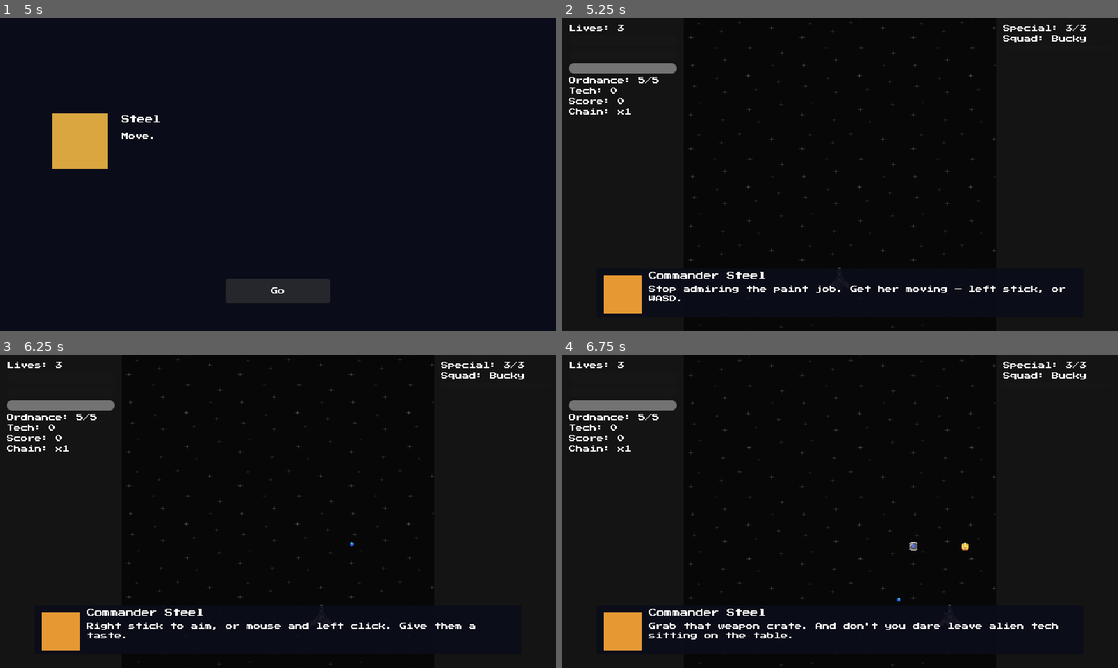
Above: before the commit, frames 1-4 (two rows, left to right).
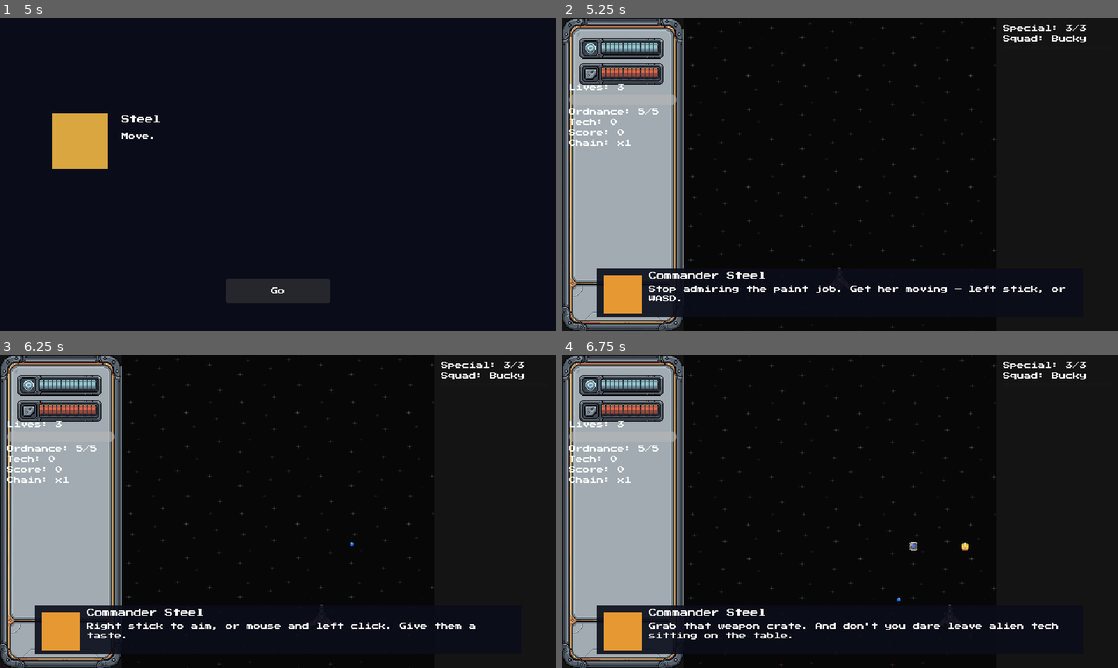
Above: after the commit, the same moments.

Repository: Funfetsunk/terra-intercept
Game: Godot game, scene res://scenes/menus/title_screen.tscn
Two runs of this game, one before a commit and one after it. Both use one fixed random seed, a clock stepped at 60 frames per second and the inputs below.
Inputs (mouse positions are in pixels of both pictures, inside the frame that each line leads up to):
- Up to frame 1 (5 s): click "Start" at 0.5 s; click "Create" at 1.25 s; click (116, 199) at 2 s; click "London (Available)" at 2.75 s; click "Continue" at 3.5 s; click "Continue" at 4.25 s
- Up to frame 2 (5.25 s): click "Go" at 5 s
- Up to frame 3 (6.25 s): tap Enter (ui_accept) at 5.75, 6.02 s; move the mouse to (400, 495) at 5.77 s; hold D (p1_move_right) from 5.78 s (still down); click (400, 495) at 5.85 s
- Up to frame 4 (6.75 s): release D (p1_move_right) at 6.5 s; tap Enter (ui_accept) at 6.5 s; drag from (728, 527) to (923, 614) at 6.52 s

Frame 1 is identical in both runs. In frame 2, 18% of the frame differs, in the area x 0-22%, y 0-100%; in frame 3, 18%; in frame 4, 18%.

Commit message:
Add HUD left panel art with pixel-matched tiling shield/hull bars
Real panel_left.png swaps in for the plain ColorRect background.
ShieldBar/HullBar get a StyleBoxTexture fill (axis_stretch_horizontal
= TILE) built from 5x10 tiles (4px art + 1px transparent gap column,
so repeats naturally show a 1px gap with no custom drawing code).
Pixel-matched their position/size (46,29 and 46,58, both 65x10 -- 13
tiles per track) against a reference mockup (art/reference) rather
than guessing from the art. Both bars had to move out of the LeftPanel
VBoxContainer into LeftPanelBg since a container can't hold nodes at
fixed art-matched coordinates; LeftPanel shifted down to y=76 so the
remaining labels don't overlap.

Also fixes a bind-order bug hit while verifying this: HUD.bind_player()
connected to shield/hull/focus/ordnance signals *after* player_ship.gd's
_ready() had already fired its initial emit, so those elements sat at
default/stale values until the first real change. Added an explicit
initial sync for all four, matching the pattern already used for
special charges/squad. Needed a new get_focus_meter() getter since
_focus_meter is private. Verified live against the reference mockup
and with no errors.

Co-Authored-By: Claude Sonnet 5 <noreply@anthropic.com>
Claude-Session: https://claude.ai/code/session_01A5TCL2SQxQszExogRQDTpi

Diff:
--- a/scenes/hud/hud.gd
+++ b/scenes/hud/hud.gd
@@ -4,8 +4,8 @@
 @export var special_fire_flash_duration: float = 0.4
 
 @onready var _lives_label: Label = $HUDRoot/LeftPanel/LivesLabel
-@onready var _shield_bar: ProgressBar = $HUDRoot/LeftPanel/ShieldBar
-@onready var _hull_bar: ProgressBar = $HUDRoot/LeftPanel/HullBar
+@onready var _shield_bar: ProgressBar = $HUDRoot/LeftPanelBg/ShieldBar
+@onready var _hull_bar: ProgressBar = $HUDRoot/LeftPanelBg/HullBar
 @onready var _focus_bar: ProgressBar = $HUDRoot/LeftPanel/FocusBar
 @onready var _special_label: Label = $HUDRoot/RightPanel/SpecialChargesLabel
 @onready var _special_progress_bar: ProgressBar = $HUDRoot/RightPanel/SpecialProgressBar
@@ -30,8 +30,12 @@
 		var armed: ShipData = player.get_armed_squad_ship()
 		if armed != null:
 			_on_squad_selection_changed(armed)
+	_on_shield_changed(player.shield_current, player.data.shield_max)
+	_on_hull_changed(player.hull_current, player.data.hull_max)
+	_on_focus_changed(player.get_focus_meter(), player.data.focus_meter_max)
 	_on_special_changed(player.special_charges, player.data.special_charge_max)
 	_game_state = get_node("/root/GameState")
+	_on_ordnance_ammo_changed(_game_state.ordnance_ammo)
 	_game_state.life_lost.connect(_on_life_lost)
 	_game_state.tech_changed.connect(_on_tech_changed)
 	_game_state.score_changed.connect(_on_score_changed)
--- a/scenes/hud/hud.tscn
+++ b/scenes/hud/hud.tscn
@@ -1,6 +1,9 @@
 [gd_scene format=3 uid="uid://c1woeggvkgk0f"]
 
 [ext_resource type="Script" uid="uid://d0v1ssq1rlq0w" path="res://scenes/hud/hud.gd" id="1_48c2t"]
+[ext_resource type="Texture2D" uid="uid://dtiaoh8g43jgs" path="res://art/sprites/hud/panel_left.png" id="2_0bx4p"]
+[ext_resource type="StyleBox" uid="uid://bkryhsaneg3gp" path="res://themes/shield_bar_fill.tres" id="2_c45xl"]
+[ext_resource type="StyleBox" uid="uid://bnowvdk3w53iw" path="res://themes/hull_bar_fill.tres" id="3_0bx4p"]
 
 [node name="HUD" type="CanvasLayer" unique_id=1725720245]
 script = ExtResource("1_48c2t")
@@ -19,6 +22,33 @@
 mouse_filter = 2
 color = Color(0.08, 0.08, 0.08, 1)
 
+[node name="Art" type="TextureRect" parent="HUDRoot/LeftPanelBg" unique_id=94134045]
+texture_filter = 1
+layout_mode = 0
+offset_right = 140.0
+offset_bottom = 360.0
+texture = ExtResource("2_0bx4p")
+
+[node name="ShieldBar" type="ProgressBar" parent="HUDRoot/LeftPanelBg" unique_id=1070524969]
+custom_minimum_size = Vector2(65, 10)
+layout_mode = 0
+offset_left = 46.0
+offset_top = 29.0
+offset_right = 111.0
+offset_bottom = 39.0
+theme_override_styles/fill = ExtResource("2_c45xl")
+show_percentage = false
+
+[node name="HullBar" type="ProgressBar" parent="HUDRoot/LeftPanelBg" unique_id=1171664975]
+custom_minimum_size = Vector2(65, 10)
+layout_mode = 0
+offset_left = 46.0
+offset_top = 58.0
+offset_right = 111.0
+offset_bottom = 68.0
+theme_override_styles/fill = ExtResource("3_0bx4p")
+show_percentage = false
+
 [node name="RightPanelBg" type="ColorRect" parent="HUDRoot" unique_id=57213141]
 layout_mode = 0
 offset_left = 500.0
@@ -30,23 +60,13 @@
 [node name="LeftPanel" type="VBoxContainer" parent="HUDRoot" unique_id=2079910361]
 layout_mode = 0
 offset_left = 8.0
-offset_top = 8.0
+offset_top = 76.0
 offset_right = 132.0
-offset_bottom = 300.0
+offset_bottom = 368.0
 
 [node name="LivesLabel" type="Label" parent="HUDRoot/LeftPanel" unique_id=1862482661]
 layout_mode = 2
 text = "Lives: 3"
-
-[node name="ShieldBar" type="ProgressBar" parent="HUDRoot/LeftPanel" unique_id=1070524969]
-custom_minimum_size = Vector2(120, 12)
-layout_mode = 2
-show_percentage = false
-
-[node name="HullBar" type="ProgressBar" parent="HUDRoot/LeftPanel" unique_id=1171664975]
-custom_minimum_size = Vector2(120, 12)
-layout_mode = 2
-show_percentage = false
 
 [node name="FocusBar" type="ProgressBar" parent="HUDRoot/LeftPanel" unique_id=2050544513]
 custom_minimum_size = Vector2(120, 12)
--- a/scenes/player/player_ship.gd
+++ b/scenes/player/player_ship.gd
@@ -346,3 +346,6 @@
 
 func get_hitbox_radius() -> float:
 	return data.normal_hitbox_radius
+
+func get_focus_meter() -> float:
+	return _focus_meter
--- /dev/null
+++ b/themes/hull_bar_fill.tres
@@ -0,0 +1,7 @@
+[gd_resource type="StyleBoxTexture" format=3 uid="uid://bnowvdk3w53iw"]
+
+[ext_resource type="Texture2D" uid="uid://cta0bjl2vyx0m" path="res://art/sprites/hud/hull_bar_tile.png" id="1_2ipep"]
+
+[resource]
+texture = ExtResource("1_2ipep")
+axis_stretch_horizontal = 1
--- /dev/null
+++ b/themes/shield_bar_fill.tres
@@ -0,0 +1,7 @@
+[gd_resource type="StyleBoxTexture" format=3 uid="uid://bkryhsaneg3gp"]
+
+[ext_resource type="Texture2D" uid="uid://crimcb708ym5t" path="res://art/sprites/hud/shield_bar_tile.png" id="1_a23mu"]
+
+[resource]
+texture = ExtResource("1_a23mu")
+axis_stretch_horizontal = 1
Binary file added: art/reference/panel_left_ref.png
Not shown, added: art/reference/panel_left_ref.png.import
Binary file added: art/sprites/hud/hull_bar_tile.png
Not shown, added: art/sprites/hud/hull_bar_tile.png.import
Binary file added: art/sprites/hud/panel_left.png
Not shown, added: art/sprites/hud/panel_left.png.import
Binary file added: art/sprites/hud/shield_bar_tile.png
Not shown, added: art/sprites/hud/shield_bar_tile.png.import
